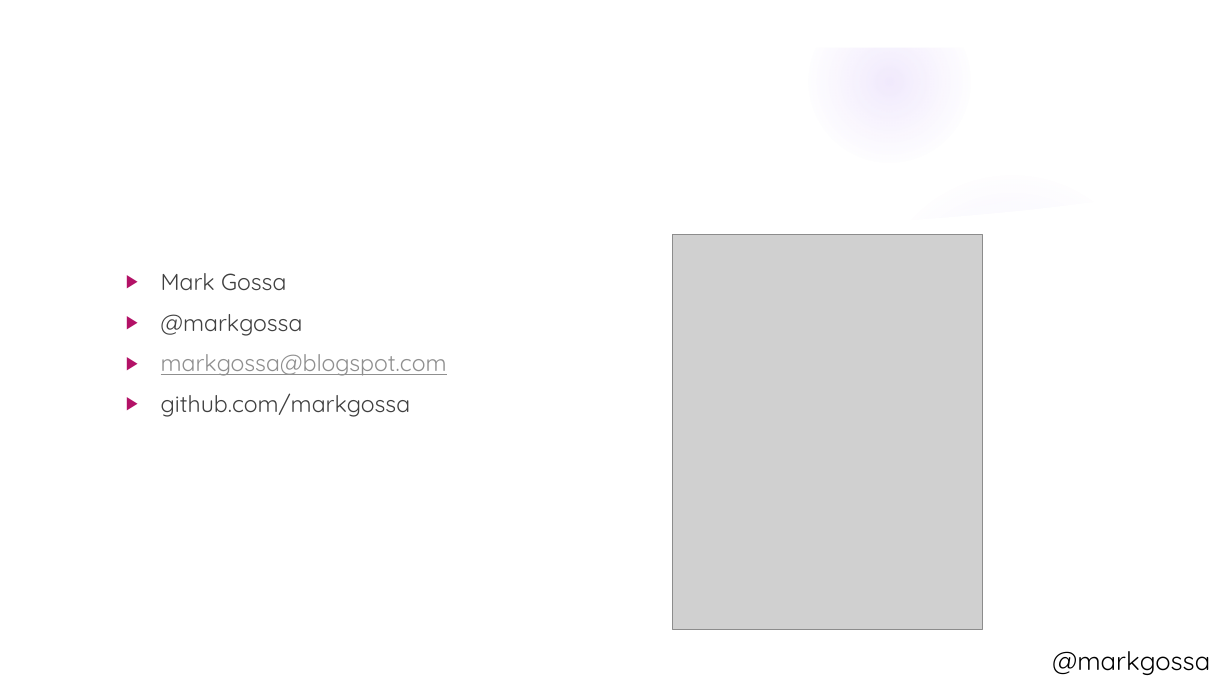
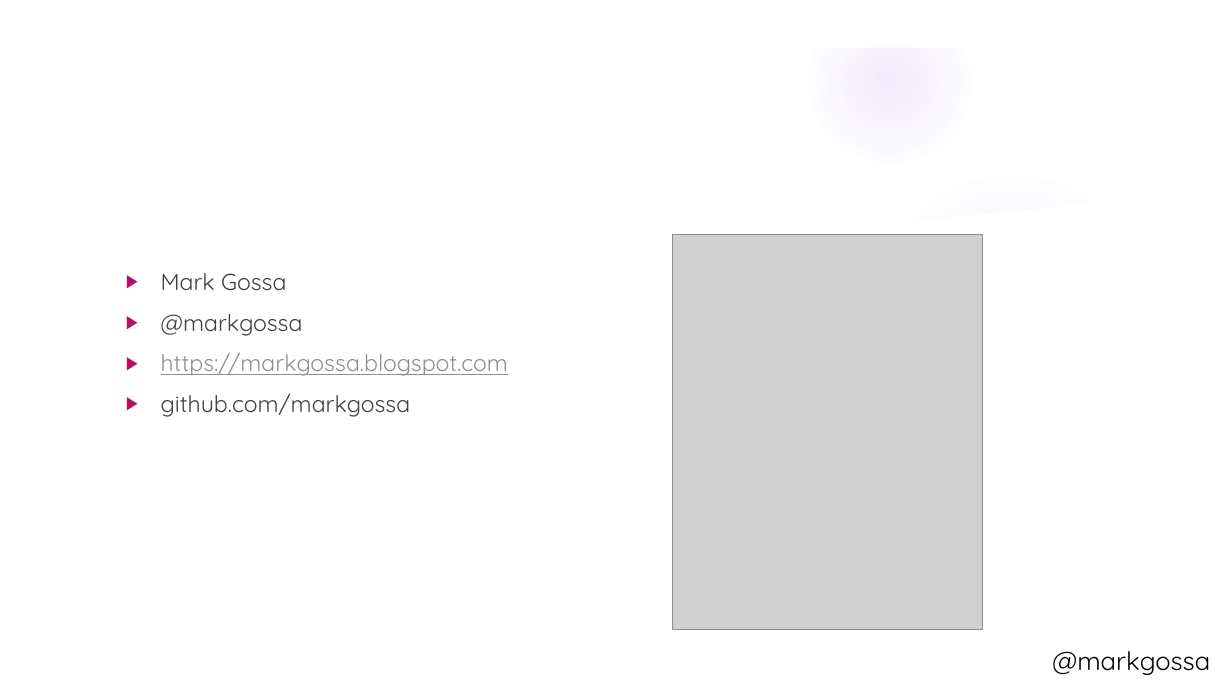
Before and after one commit to markgossa/AzureTalks, a slide deck: slide 22 of UKCloudInfrastructureUserGroup/09-01-2019 - Getting started with Terraform/UK Cloud Infrastructure User Group - Getting started with Terraform.pptx. Drawn at 1232x693 pixels with LibreOffice and Linux fonts; fonts in the diff are those of the drawing; grey boxes stand for pictures; background and template pictures are left out. Boxes give left, top, right and bottom in pixels: in the first picture for what was removed or moved away, otherwise in the second. Text is boxed around its words. In the diff, an @@ line names an element or a change of style, - is before the commit and + after.

Commit message:
Correct blog email address on PowerPoint

```diff
--- a/UKCloudInfrastructureUserGroup/09-01-2019 - Getting started with Terraform/UK Cloud Infrastructure User Group - Getting started with Terraform.pptx
+++ b/UKCloudInfrastructureUserGroup/09-01-2019 - Getting started with Terraform/UK Cloud Infrastructure User Group - Getting started with Terraform.pptx
@@ text at bbox=[161, 353, 508, 376]: text changed @@
-▶ markgossa@blogspot.com
+▶ https://markgossa.blogspot.com
```
